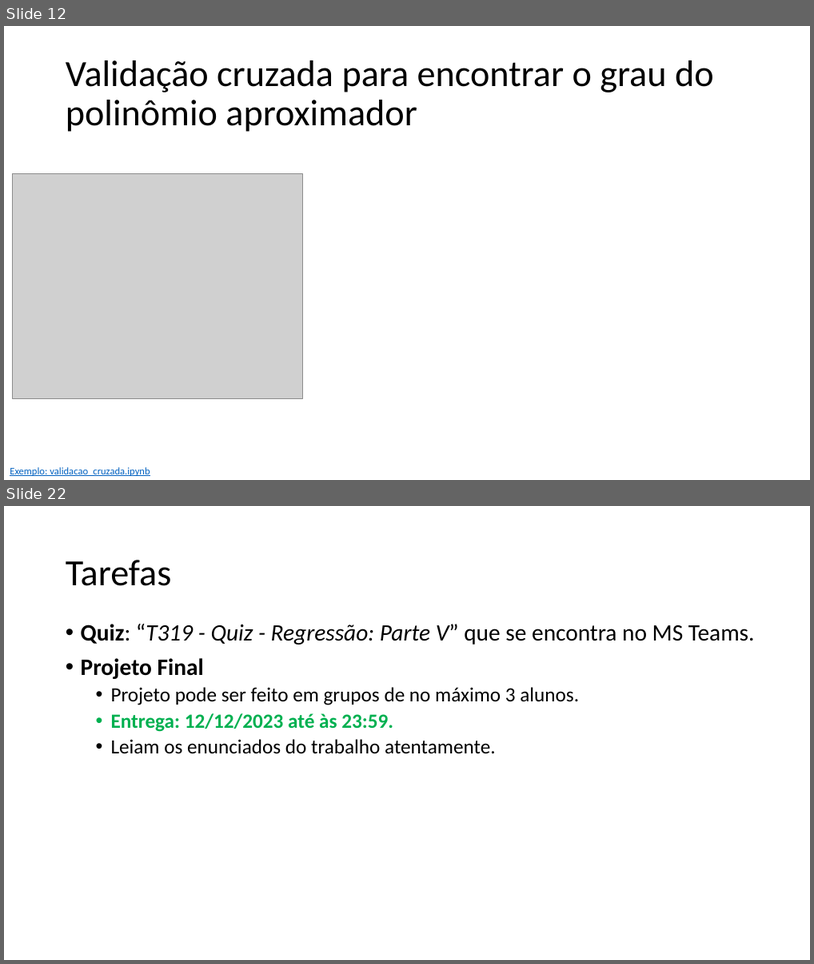
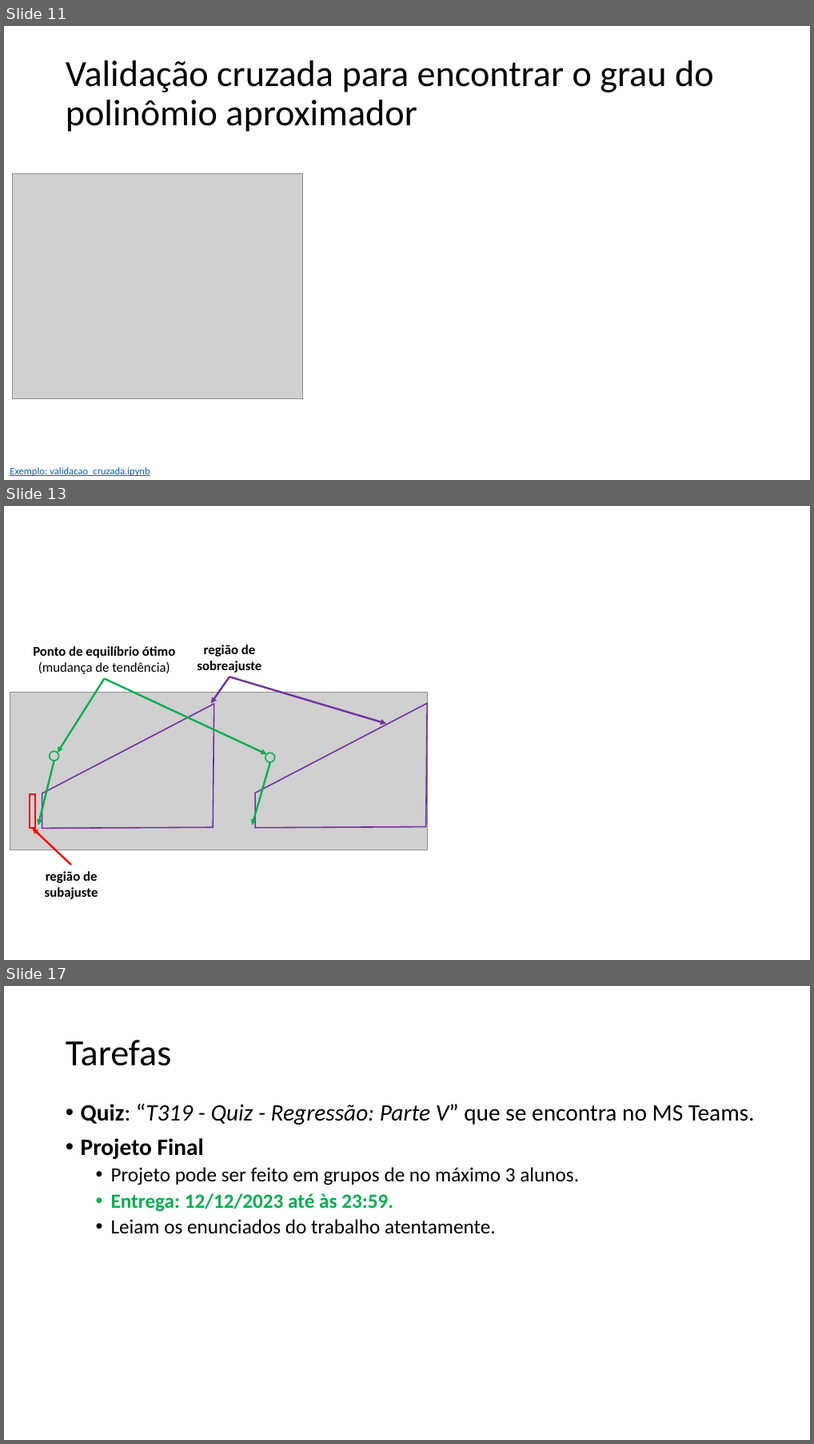
Before and after one commit to zz4fap/t319_aprendizado_de_maquina, a slide deck: slides/T319_Regressão_Linear (Parte V).pptx. Shown one above the other, each under a label of ours: slides 12 and 22 before the commit, slides 11, 13 and 17 after it; the slides between them are not shown. The pictures are 814x964 and 814x1444 pixels, drawn with LibreOffice and Linux fonts; fonts in the diff are those of the drawing; grey boxes stand for pictures. Boxes give left, top, right and bottom in pixels: in the first picture for what was removed or moved away, otherwise in the second. Text is boxed around its words. In the diff, an @@ line names an element or a change of style, - is before the commit and + after.

```diff
--- a/slides/T319_Regressão_Linear (Parte V).pptx
+++ b/slides/T319_Regressão_Linear (Parte V).pptx
@@ slide 13 added at (x1=4, y1=506, x2=810, y2=960), background #FFFFFF @@
@@ text added at (x1=33, y1=646, x2=175, y2=674), 16 pt, text #000000, bold @@
+Ponto de equilíbrio ótimo
+(mudança de tendência)
@@ text added at (x1=197, y1=644, x2=262, y2=672), 16 pt, text #000000, bold @@
+região de sobreajuste
@@ picture added at (x1=10, y1=692, x2=427, y2=849) @@
@@ arrow added from (105, 679) to (58, 752), #00B050 2.25 pt @@
@@ arrow added from (105, 679) to (267, 754), #00B050 2.25 pt @@
@@ arrow added from (230, 676) to (211, 704), #7030A0 2.25 pt @@
@@ arrow added from (230, 676) to (386, 723), #7030A0 2.25 pt @@
@@ freeform shape added at (x1=42, y1=704, x2=214, y2=828), outline #7030A0 1.5 pt @@
@@ freeform shape added at (x1=256, y1=704, x2=427, y2=828), outline #7030A0 1.5 pt @@
@@ arrow added from (54, 760) to (38, 825), #00B050 2.25 pt @@
@@ ellipse added at (x1=50, y1=751, x2=59, y2=760), outline #00B050 1.5 pt @@
@@ arrow added from (270, 763) to (252, 825), #00B050 2.25 pt @@
@@ ellipse added at (x1=266, y1=753, x2=275, y2=763), outline #00B050 1.5 pt @@
@@ rectangle added at (x1=30, y1=794, x2=35, y2=828), outline #FF0000 1.5 pt @@
@@ arrow added from (71, 864) to (33, 828), #FF0000 2.25 pt @@
@@ text added at (x1=45, y1=871, x2=98, y2=899), 16 pt, text #000000, bold @@
+região de subajuste
@@ what was slide 12 is now slide 11 @@
@@ what was slide 22 is now slide 17 @@
```
Also in this commit, not shown: 2 slides changed, 3 other slides added, 9 slides removed, 1 other file.
